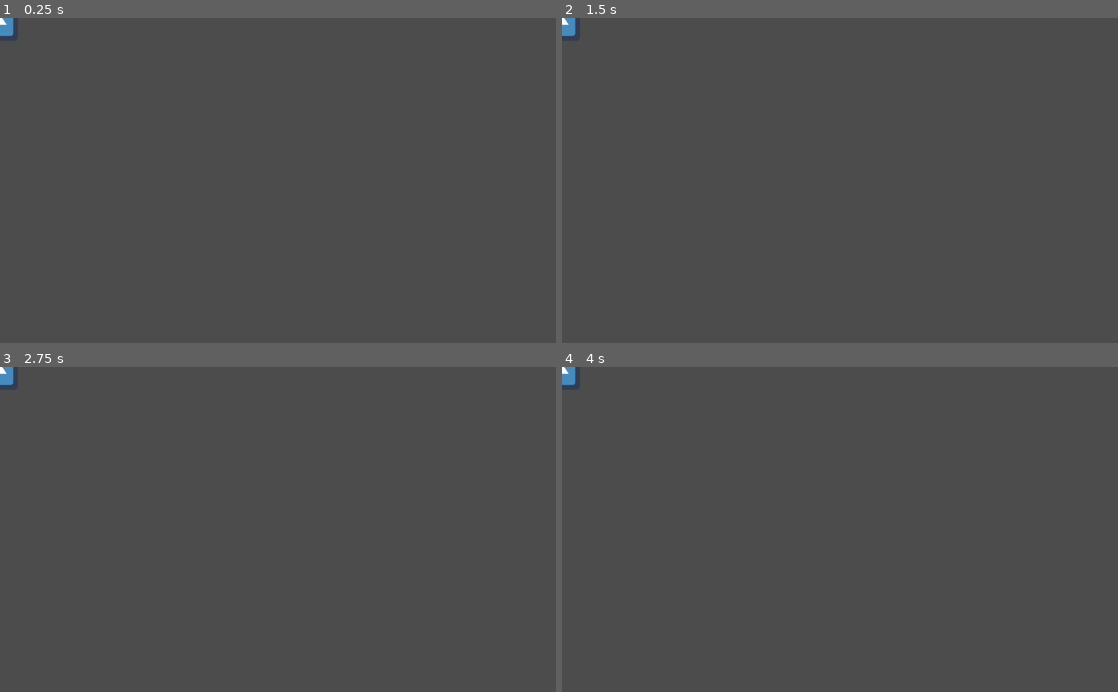
Above: before the commit, frames 1-4 (two rows, left to right).
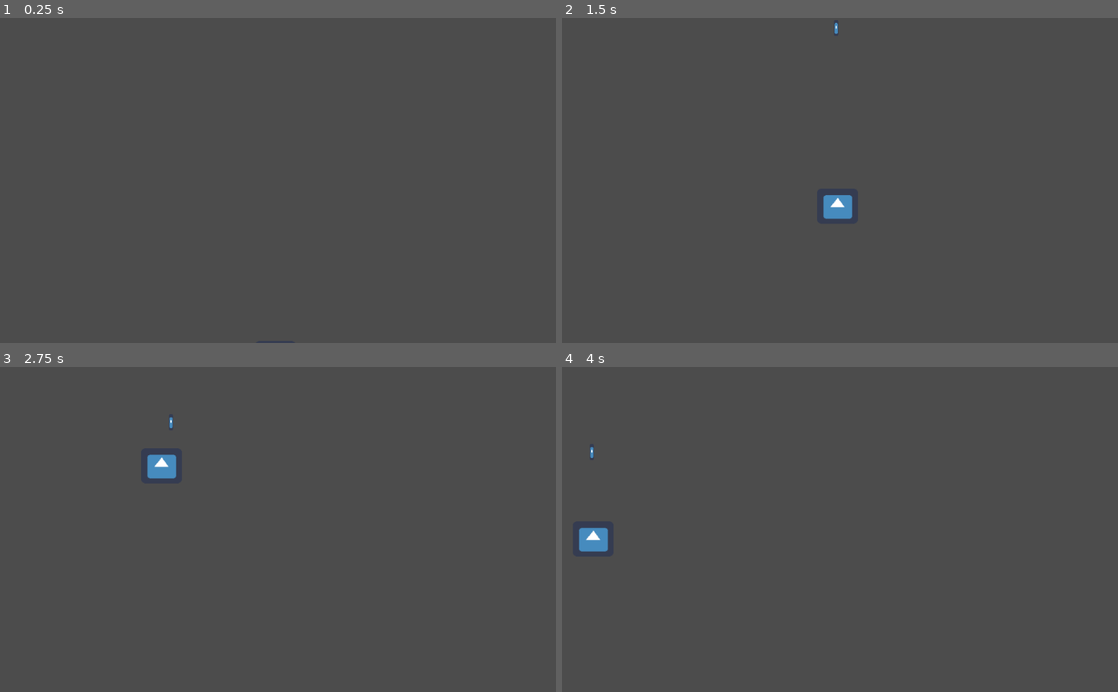
Above: after the commit, the same moments.

Repository: WenkangZhen/Centerpiede
Game: Godot game, scene res://scene/Main.tscn
Same seed, same stepped clock (60 frames per second), same inputs: the game is played once before the commit and once after it. The engine's default icon, where the game draws it, is replaced by a stand-in: a white triangle on a blue panel in a dark square.
Inputs:
- Up to frame 1 (0.25 s): no input
- Up to frame 2 (1.5 s): tap Enter at 0.5 s; hold F (fire) 0.53-1.28 s; hold W (Move_up, bound only after the commit) from 0.53 s (still down); tap F (fire) at 1.35 s
- Up to frame 3 (2.75 s): release W (Move_up, bound only after the commit) at 2.03 s; hold A (Move_left, bound only after the commit) from 2.03 s (still down); hold F (fire) from 2.03 s (still down)
- Up to frame 4 (4 s): release F (fire) at 2.78 s; tap F (fire) at 2.85 s; release A (Move_left, bound only after the commit) at 3.53 s; hold S (Mover_down, bound only after the commit) from 3.53 s (still down); hold F (fire) from 3.53 s (still down)

The runs differ from the first frame. In frame 1, 0.1% of the frame differs, in the area x 0-3%, y 0-6%; in frame 2, 0.5%; in frame 3, 0.5%; in frame 4, 0.5%, in the area x 0-9%, y 0-57%.
Error before the commit: Invalid call. Nonexistent function 'Reload' in base 'Nil'. (res://scene/Bullet.gd:14)

Commit message:
Bullet fixed

Diff:
--- /dev/null
+++ b/code/centipede/content/Bullet/Bullet.gd
@@ -0,0 +1,17 @@
+extends KinematicBody2D
+class_name Bullet
+
+
+export var speed = 600
+var player
+
+func _process(delta_time):
+    if position.y < -50:
+        Kill()
+
+    move_and_slide(Vector2.UP * speed)
+
+func Kill():
+    if is_instance_valid(player):
+        player.Reload(1)
+    queue_free()
--- /dev/null
+++ b/code/centipede/content/Bullet/Bullet.tscn
@@ -0,0 +1,20 @@
+[gd_scene load_steps=4 format=2]
+
+[ext_resource path="res://icon.png" type="Texture" id=1]
+[ext_resource path="res://content/Bullet/Bullet.gd" type="Script" id=2]
+
+[sub_resource type="RectangleShape2D" id=1]
+extents = Vector2( 4.25102, 14.4235 )
+
+[node name="Bullet" type="KinematicBody2D"]
+position = Vector2( 29.7998, -19.799 )
+script = ExtResource( 2 )
+
+[node name="CollisionShape2D" type="CollisionShape2D" parent="."]
+position = Vector2( -29.9134, 19.2055 )
+shape = SubResource( 1 )
+
+[node name="Sprite" type="Sprite" parent="."]
+position = Vector2( -30.1053, 18.9109 )
+scale = Vector2( 0.11313, 0.464146 )
+texture = ExtResource( 1 )
--- a/code/centipede/scene/Mushroom.tscn
+++ b/code/centipede/content/Mushroom/Mushroom.tscn
@@ -1,6 +1,6 @@
 [gd_scene load_steps=2 format=2]
 
-[ext_resource path="res://scene/Mushroom.gd" type="Script" id=1]
+[ext_resource path="res://content/Mushroom/Mushroom.gd" type="Script" id=1]
 
 [node name="Mushroom" type="Node2D"]
 script = ExtResource( 1 )
--- /dev/null
+++ b/code/centipede/content/Player/Player.gd
@@ -0,0 +1,45 @@
+extends KinematicBody2D
+class_name Player
+
+const  BULLET_PS: PackedScene = preload("res://content/Bullet/Bullet.tscn")
+
+var speed: float = 300
+var direction: Vector2
+var velocity: Vector2
+var ammo_count: int = 4
+var ammo_inventory: int = 1
+
+func _process(_delta_time):
+
+    var x: float = Input.get_action_strength("Mover_right") - Input.get_action_strength("Move_left")
+    var y: float = Input.get_action_strength("Mover_down") - Input.get_action_strength("Move_up")
+    direction = Vector2(x, y).normalized()
+
+    # Input Fire
+    if Input.is_action_pressed("fire"):
+        fire()
+
+    velocity = direction * speed
+    move_and_slide(velocity)
+
+
+func Move (delta_position : Vector2):
+      position += delta_position
+
+func Reload(count: int):
+  if ammo_inventory < ammo_count:
+     ammo_inventory += count
+     print("Ammo Count: " + str(ammo_inventory))
+
+func fire():
+    if ammo_inventory > 0:
+      var bullet = BULLET_PS.instance()
+      bullet.player = self
+      bullet.position = position
+      get_parent().add_child(bullet)
+      print ("fire")
+
+      ammo_inventory -= 1
+
+func kill():
+    queue_free()
--- a/code/centipede/scene/Bullet.tscn
+++ b/code/centipede/content/Player/Player.tscn
@@ -1,20 +1,20 @@
 [gd_scene load_steps=4 format=2]
 
-[ext_resource path="res://scene/Bullet.gd" type="Script" id=1]
+[ext_resource path="res://content/Player/Player.gd" type="Script" id=1]
 [ext_resource path="res://icon.png" type="Texture" id=2]
 
 [sub_resource type="RectangleShape2D" id=1]
-extents = Vector2( 8.94934, 33.4685 )
+extents = Vector2( 26.8836, 28.0456 )
 
-[node name="Bullet" type="Area2D"]
-position = Vector2( -4.49493, 0 )
+[node name="Player" type="KinematicBody2D"]
+position = Vector2( 0, -0.837921 )
 script = ExtResource( 1 )
 
 [node name="CollisionShape2D" type="CollisionShape2D" parent="."]
-position = Vector2( -6.7631, -3.72357 )
+position = Vector2( -20.2788, 68.1538 )
 shape = SubResource( 1 )
 
 [node name="Sprite" type="Sprite" parent="."]
-position = Vector2( -7.30159, -4.36055 )
-scale = Vector2( 0.218091, 1 )
+position = Vector2( -27.6817, 69.1506 )
+scale = Vector2( 1.17483, 1.01226 )
 texture = ExtResource( 2 )
--- a/code/centipede/project.godot
+++ b/code/centipede/project.godot
@@ -9,15 +9,15 @@
 config_version=4
 
 _global_script_classes=[ {
-"base": "Area2D",
+"base": "KinematicBody2D",
 "class": "Bullet",
 "language": "GDScript",
-"path": "res://scene/Bullet.gd"
+"path": "res://content/Bullet/Bullet.gd"
 }, {
 "base": "KinematicBody2D",
 "class": "Player",
 "language": "GDScript",
-"path": "res://scene/Player.gd"
+"path": "res://content/Player/Player.gd"
 } ]
 _global_script_class_icons={
 "Bullet": "",
@@ -34,22 +34,22 @@
 
 Move_up={
 "deadzone": 0.5,
-"events": [ Object(InputEventKey,"resource_local_to_scene":false,"resource_name":"","device":0,"alt":false,"shift":false,"control":false,"meta":false,"command":false,"pressed":false,"scancode":16777232,"unicode":0,"echo":false,"script":null)
+"events": [ Object(InputEventKey,"resource_local_to_scene":false,"resource_name":"","device":0,"alt":false,"shift":false,"control":false,"meta":false,"command":false,"pressed":false,"scancode":87,"unicode":0,"echo":false,"script":null)
  ]
 }
 Mover_down={
 "deadzone": 0.5,
-"events": [ Object(InputEventKey,"resource_local_to_scene":false,"resource_name":"","device":0,"alt":false,"shift":false,"control":false,"meta":false,"command":false,"pressed":false,"scancode":16777234,"unicode":0,"echo":false,"script":null)
+"events": [ Object(InputEventKey,"resource_local_to_scene":false,"resource_name":"","device":0,"alt":false,"shift":false,"control":false,"meta":false,"command":false,"pressed":false,"scancode":83,"unicode":0,"echo":false,"script":null)
  ]
 }
 Move_left={
 "deadzone": 0.5,
-"events": [ Object(InputEventKey,"resource_local_to_scene":false,"resource_name":"","device":0,"alt":false,"shift":false,"control":false,"meta":false,"command":false,"pressed":false,"scancode":16777231,"unicode":0,"echo":false,"script":null)
+"events": [ Object(InputEventKey,"resource_local_to_scene":false,"resource_name":"","device":0,"alt":false,"shift":false,"control":false,"meta":false,"command":false,"pressed":false,"scancode":65,"unicode":0,"echo":false,"script":null)
  ]
 }
 Mover_right={
 "deadzone": 0.5,
-"events": [ Object(InputEventKey,"resource_local_to_scene":false,"resource_name":"","device":0,"alt":false,"shift":false,"control":false,"meta":false,"command":false,"pressed":false,"scancode":16777233,"unicode":0,"echo":false,"script":null)
+"events": [ Object(InputEventKey,"resource_local_to_scene":false,"resource_name":"","device":0,"alt":false,"shift":false,"control":false,"meta":false,"command":false,"pressed":false,"scancode":68,"unicode":0,"echo":false,"script":null)
  ]
 }
 fire={
--- a/code/centipede/scene/Bullet.gd
+++ /dev/null
@@ -1,15 +0,0 @@
-extends Area2D
-class_name Bullet
-
-var player
-export var speed = 600
-
-func _process(delta_time):
-    if position.y < 50:
-        Kill()
-        pass
-    position.y -= speed * delta_time
-
-func Kill():
-    player.Reload(1)
-    queue_free()
--- a/code/centipede/scene/Main.tscn
+++ b/code/centipede/scene/Main.tscn
@@ -1,11 +1,10 @@
-[gd_scene load_steps=8 format=2]
+[gd_scene load_steps=7 format=2]
 
 [ext_resource path="res://scene/Main.gd" type="Script" id=1]
-[ext_resource path="res://scene/Bullet.tscn" type="PackedScene" id=7]
-[ext_resource path="res://scene/Player.tscn" type="PackedScene" id=8]
-[ext_resource path="res://scene/Mushroom.tscn" type="PackedScene" id=9]
-[ext_resource path="res://scene/Spider.tscn" type="PackedScene" id=10]
-[ext_resource path="res://scene/Segment.tscn" type="PackedScene" id=11]
+[ext_resource path="res://content/Player/Player.tscn" type="PackedScene" id=8]
+[ext_resource path="res://content/Mushroom/Mushroom.tscn" type="PackedScene" id=9]
+[ext_resource path="res://content/Spider/Spider.tscn" type="PackedScene" id=10]
+[ext_resource path="res://content/Segment/Segment.tscn" type="PackedScene" id=11]
 [ext_resource path="res://scene/Centepede.tscn" type="PackedScene" id=12]
 
 [node name="Main" type="Node"]
@@ -16,10 +15,7 @@
 [node name="Bullets" type="Node2D" parent="."]
 
 [node name="Player" parent="." instance=ExtResource( 8 )]
-position = Vector2( -2.28085, 8.84033 )
-
-[node name="Bullet" parent="." instance=ExtResource( 7 )]
-position = Vector2( 5.14051, 8.46822 )
+position = Vector2( 535.052, 559.628 )
 
 [node name="Mushroom" parent="." instance=ExtResource( 9 )]
 script = null
--- a/code/centipede/scene/Player.gd
+++ /dev/null
@@ -1,42 +0,0 @@
-extends KinematicBody2D
-class_name Player
-
-const  BULLET_PS: PackedScene = preload("res://scene/Bullet.tscn")
-
-var speed: float = 500.66
-var direction: Vector2
-var velocity: Vector2
-var ammo_count: int = 1
-
-
-func _process(delta_time):
-
-    var x: float = Input.get_action_strength("Mover_right") - Input.get_action_strength("Move_left")
-    var y: float = Input.get_action_strength("Mover_down") - Input.get_action_strength("Move_up")
-    direction = Vector2(x, y)
-    if direction.length() > 1:
-        direction = direction.normalized()
-
-
-
-    if Input.is_action_just_pressed("fire"):
-        fire()
-
-
-    Move(direction * speed * delta_time)
-
-func Move (delta_position : Vector2):
-      position += delta_position
-
-func fire():
-    if ammo_count > 0:
-     var bullet: Bullet = BULLET_PS.instance()
-     bullet.player = self
-     bullet.position = position
-     get_parent().add_child(bullet)
-     ammo_count -= 1
-     print ("fire")
-
-func Reload(count: int):
-    ammo_count += count
-    print("Ammo Count: " + str(ammo_count))
--- a/code/centipede/scene/Player.tscn
+++ /dev/null
@@ -1,20 +0,0 @@
-[gd_scene load_steps=4 format=2]
-
-[ext_resource path="res://scene/Player.gd" type="Script" id=1]
-[ext_resource path="res://icon.png" type="Texture" id=2]
-
-[sub_resource type="RectangleShape2D" id=1]
-extents = Vector2( 30.1479, 25.3826 )
-
-[node name="Player" type="KinematicBody2D"]
-position = Vector2( 0, 0.943878 )
-script = ExtResource( 1 )
-
-[node name="Sprite" type="Sprite" parent="."]
-position = Vector2( 3.30359, 1.88774 )
-scale = Vector2( 1.01475, 0.970504 )
-texture = ExtResource( 2 )
-
-[node name="CollisionShape2D" type="CollisionShape2D" parent="."]
-position = Vector2( 3.77545, 0 )
-shape = SubResource( 1 )
Renamed: code/centipede/scene/Mushroom.gd -> code/centipede/content/Mushroom/Mushroom.gd
Renamed: code/centipede/scene/Segment.gd -> code/centipede/content/Segment/Segment.gd
Renamed: code/centipede/scene/Segment.tscn -> code/centipede/content/Segment/Segment.tscn
Renamed: code/centipede/scene/Spider.gd -> code/centipede/content/Spider/Spider.gd
Renamed: code/centipede/scene/Spider.tscn -> code/centipede/content/Spider/Spider.tscn
